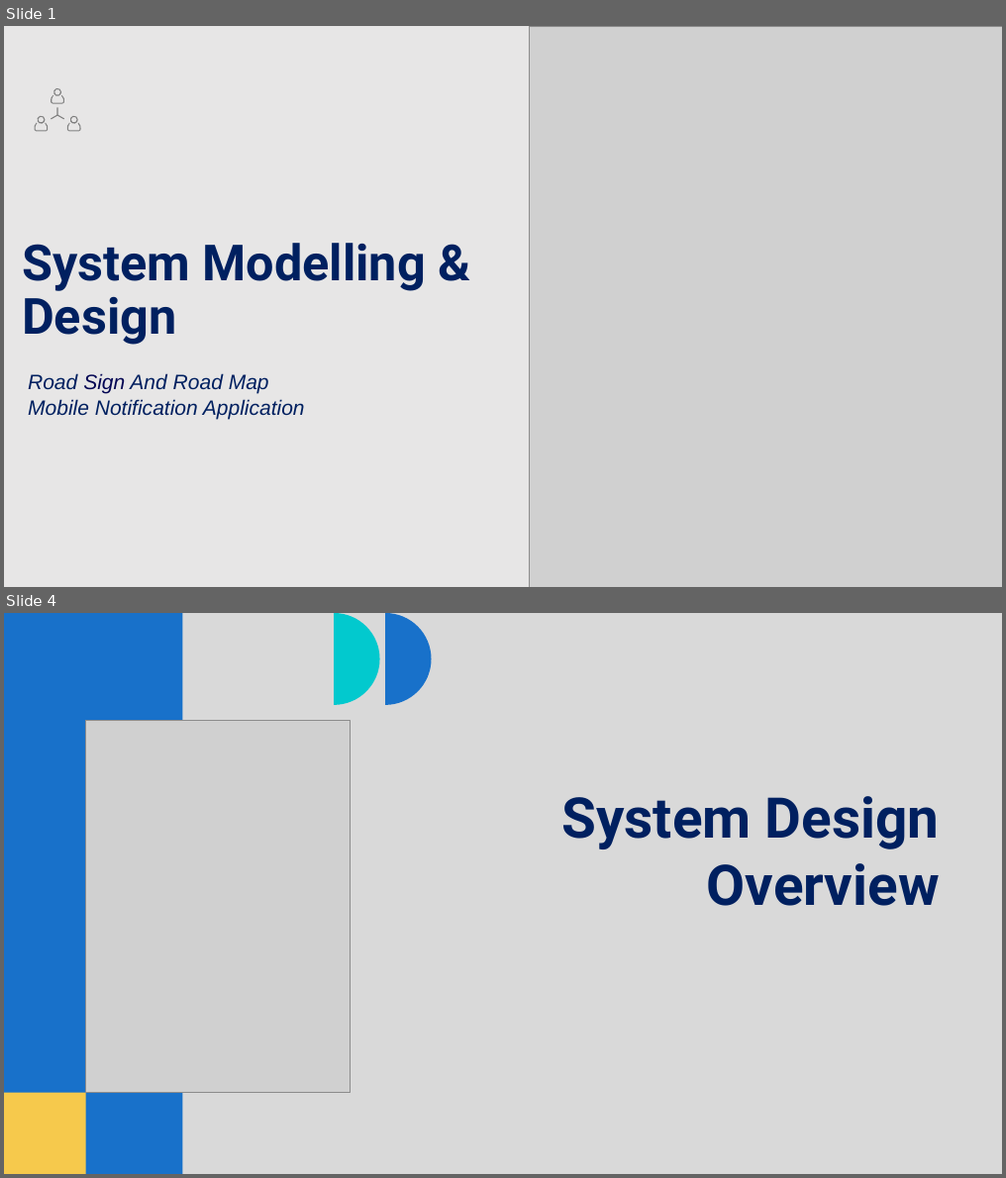
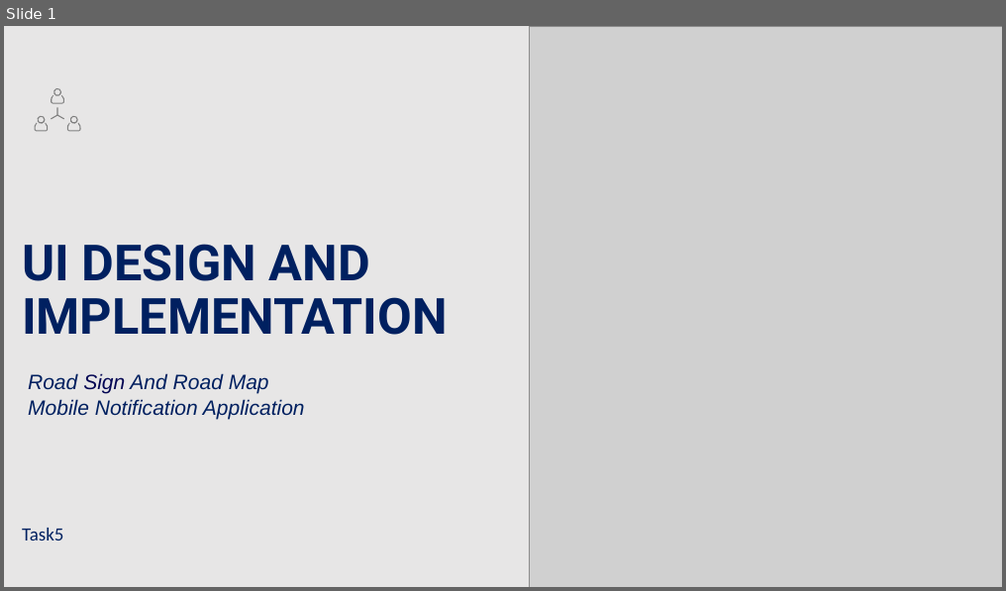
Before and after one commit to Thierry5610/CEF-440-Group-5, a slide deck: Task 4/Task 4.pptx. Shown one above the other, each under a label of ours: slides 1 and 4 before the commit, slide 1 after it; the slides between them are not shown. The pictures are 1006x1178 and 1006x591 pixels, drawn with LibreOffice and Linux fonts; fonts in the diff are those of the drawing; grey boxes stand for pictures. Boxes give left, top, right and bottom in pixels: in the first picture for what was removed or moved away, otherwise in the second. Text is boxed around its words. In the diff, an @@ line names an element or a change of style, - is before the commit and + after.

Commit message:
Updated Task 3, Task 4, and Task 5 presentations

```diff
--- a/Task 4/Task 4.pptx
+++ b/Task 4/Task 4.pptx
@@ slide 4 removed at (4, 613, 1002, 1174), background #D9D9D9 @@
@@ rectangle removed at (4, 613, 183, 1174) @@
@@ freeform shape removed at (334, 613, 380, 705) @@
@@ freeform shape removed at (385, 613, 431, 705) @@
@@ picture removed at (85, 721, 350, 1093) @@
@@ title removed at (562, 796, 940, 906) @@
-System Design Overview
@@ rectangle removed at (4, 1093, 85, 1174) @@
@@ slide 1 changed as well @@
@@ title at (22, 244, 447, 335): text changed @@
-System Modelling & Design
+UI DESIGN AND IMPLEMENTATION
@@ text added at (22, 528, 63, 541), 18 pt, text #002060 @@
+Task5
```
Also in this commit, not shown: 3 other slides changed, 13 slides added, 19 other slides removed, 4 other files.
